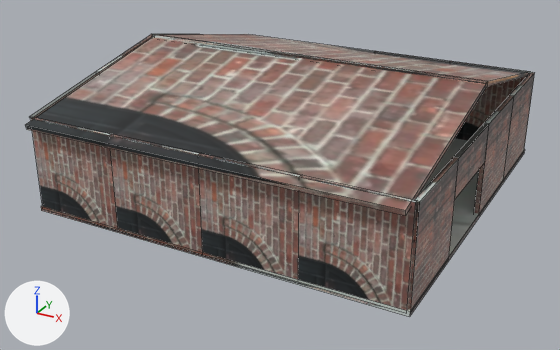
One commit to the Blender file assets/building1.blend: the scene before it, then after it.
Camera for both pictures: a 50 mm lens placed at (3.35, -14.43, 7.15), pointed at (-4.2, -0.7, 0.29). The axes (+X, +Y, +Z) are drawn at lower left. The lights are the same throughout. Mesh edges are drawn as thin lines.
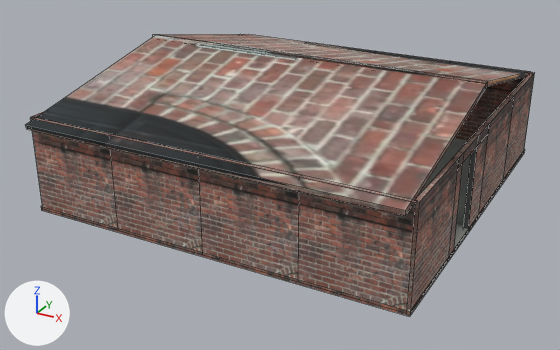
Where the newer file only moved an object's origin or applied its transform, the numbers keep the older frame.

Where the change shows, as pixel boxes [x1, y1, x2, y2] in the pictures (560 x 350 px):
'Cube.021', reshaped, moved, rescaled (14% wider, 74% taller): before [454, 123, 489, 199]; after [449, 123, 489, 256]
'Cube.008', reshaped, moved, turned (not visible afterwards): before [30, 34, 153, 118]
part 1 of me_cube_020, surface changed (grey to brown): [41, 206, 410, 317] in both
part 2 of me_cube_004, surface changed: [298, 176, 417, 310] in both
part 3 of me_cube_005, surface changed: [198, 154, 300, 279] in both
part 4 of me_cube_006, surface changed: [109, 134, 203, 252] in both
part 5 of me_cube_007, surface changed: [31, 117, 118, 228] in both

The edits, one by one:
me_cube_004 has 8 vertices, 6 faces and spans x -2.0..0.0, y -4.05..-3.95, z 0.0..2.0.
me_cube_004 is used by ob_cube_004; location (0.0, 0.0, 0.0).
me_cube_004 part 2: texture (UV) coordinates of 6 of 6 faces, centred in x -2.0..0.0, y -4.05..-3.95, z 0.0..2.0, changed; they spanned u 0.12..0.88, v 0.0..1.0 and now span u 0.01..0.42, v 0.45..1.0.
me_cube_005 has 8 vertices, 6 faces and spans x -4.0..-2.0, y -4.05..-3.95, z 0.0..2.0.
me_cube_005 is used by ob_cube_005; location (0.0, 0.0, 0.0).
me_cube_005 part 3: texture (UV) coordinates of 6 of 6 faces, centred in x -4.0..-2.0, y -4.05..-3.95, z 0.0..2.0, changed; they spanned u 0.12..0.88, v 0.0..1.0 and now span u 0.01..0.42, v 0.45..1.0.
me_cube_006 has 8 vertices, 6 faces and spans x -6.0..-4.0, y -4.05..-3.95, z 0.0..2.0.
me_cube_006 is used by ob_cube_006; location (0.0, 0.0, 0.0).
me_cube_006 part 4: texture (UV) coordinates of 6 of 6 faces, centred in x -6.0..-4.0, y -4.05..-3.95, z 0.0..2.0, changed; they spanned u 0.12..0.88, v 0.0..1.0 and now span u 0.01..0.42, v 0.45..1.0.
me_cube_007 has 8 vertices, 6 faces and spans x -8.0..-6.0, y -4.05..-3.95, z 0.0..2.0.
me_cube_007 is used by ob_cube_007; location (0.0, 0.0, 0.0).
me_cube_007 part 5: texture (UV) coordinates of 6 of 6 faces, centred in x -8.0..-6.0, y -4.05..-3.95, z 0.0..2.0, changed; they spanned u 0.12..0.88, v 0.0..1.0 and now span u 0.01..0.42, v 0.45..1.0.
me_cube_008 is used by ob_cube_008; location (0.0, 0.0, 0.0).
me_cube_008 had 16 vertices, 14 faces and spanned x -8.05..-7.95, y -4.03..0.0, z 0.0..2.83.
me_cube_008 now has 8 vertices, 6 faces and spans x -0.05..0.05, y -1.0..1.0, z 0.0..2.0.
me_cube_008 part 6: 16 vertices removed from x -8.05..-7.95, y -4.03..0.0, z 0.0..2.83.
me_cube_020 has 8 vertices, 6 faces and spans x -8.05..0.05, y -4.05..4.05, z -0.05..0.05.
me_cube_020 is used by ob_cube_020; location (0.0, 0.0, 0.0).
me_cube_020 part 1: texture (UV) coordinates of 1 of 6 faces, centred in x -4.0, y -4.05, z 0.0, changed; they spanned u 0.38..0.62, v 0.0..0.25 and now span u -1.41..1.9, v 0.91..0.95.
me_cube_021 is used by ob_cube_021; location (0.0, 2.0, 1.2); scale (1.0, 1.0, 0.4).
me_cube_021 had 8 vertices, 6 faces and spanned x -0.05..0.05, y -4.0..-2.0, z 0.0..2.0.
me_cube_021 now has 24 vertices, 23 faces and spans x -0.05..0.05, y -1.0..1.0, z 0.0..2.0.
me_cube_021 part 7: 8 vertices removed from x -0.05..0.05, y -4.0..-2.0, z 0.0..2.0; 24 vertices added at x -0.05..0.05, y -1.0..1.0, z 0.0..2.0.
Object 'Cube.008' (ob_cube_008) moves from (0.0, 0.0, 0.0) to (-8.0, 3.0, 0.0).
Object 'Cube.008' (ob_cube_008) turns from (0, 0, 0) to (0, 0, 180) degrees about x, y and z.
Object 'Cube.021' (ob_cube_021) is rescaled from (1.0, 1.0, 0.4) to (1.0, 1.0, 1.0).
Object 'Cube.021' (ob_cube_021) moves from (0.0, 2.0, 1.2) to (0.0, -1.0, 0.0).
